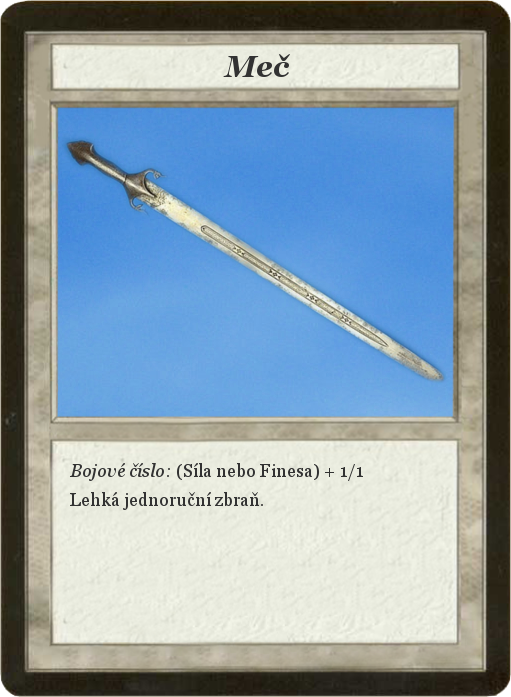
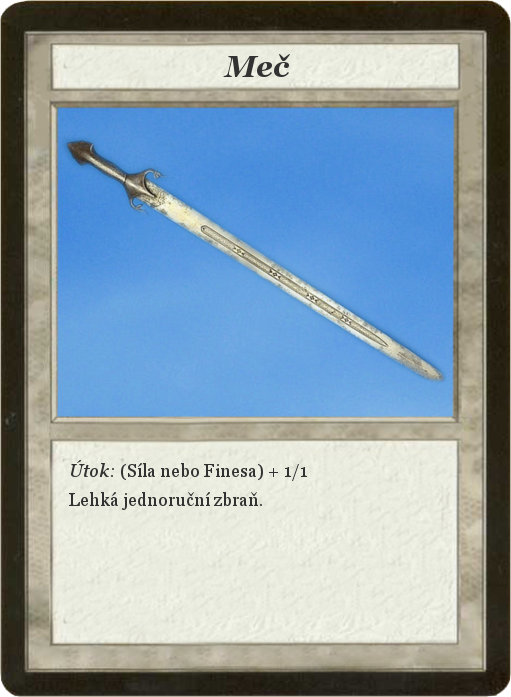
Layers edited between the first and the second 511x697 image:
renamed "Bojové číslo: (Síla nebo Fines..." to "Útok: (Síla nebo Finesa) + 1/1...", painted on it over [69, 460, 363, 510]
